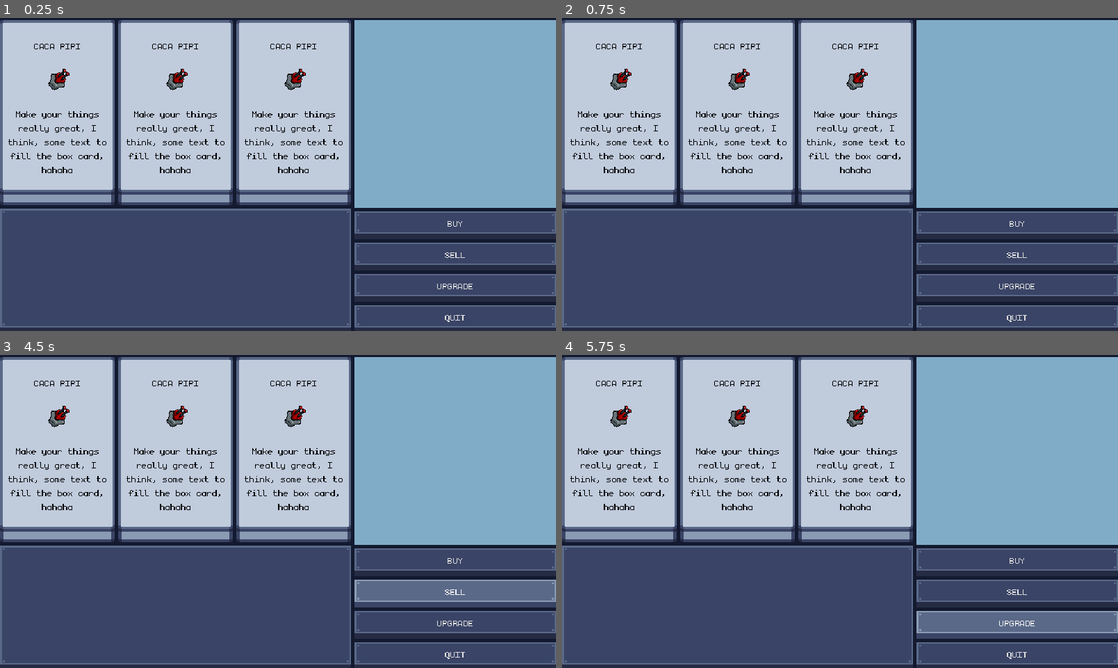
Above: before the commit, frames 1-4 (two rows, left to right).
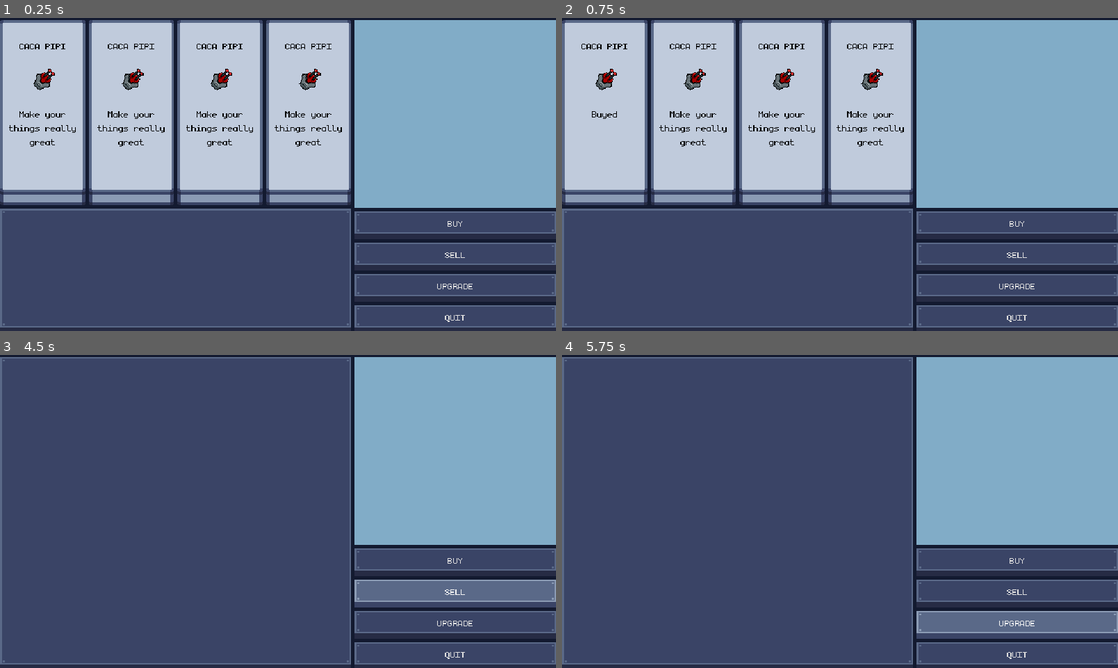
Above: after the commit, the same moments.

Repository: Ninesliced/gdc_project
Game: Godot game, scene res://ui/Shops/Shop.tscn
Same seed, same stepped clock (60 frames per second), same inputs: the game is played once before the commit and once after it. This scene is started directly instead of the project's main scene.
Inputs (mouse positions are in pixels of both pictures, inside the frame that each line leads up to):
- Up to frame 1 (0.25 s): no input
- Up to frame 2 (0.75 s): click (606, 111) at 0.52 s
- Up to frame 3 (4.5 s): click (133, 448) at 1.27 s; click (222, 448) at 2.02 s; click (305, 448) at 2.77 s; click (455, 561) at 3.5 s, where only the run after the commit has a clickable "BUY"; click (455, 592) at 4.25 s, where only the run after the commit has a clickable "SELL"
- Up to frame 4 (5.75 s): click (1017, 624) at 5 s, where only the run after the commit has a clickable "UPGRADE"

The runs differ from the first frame. In frame 1, 7.1% of the frame differs, in the area x 1-62%, y 0-60%; in frame 2, 7.0%; in frame 3, 37%, in the area x 0-64%, y 0-63%; in frame 4, 37%.

Commit message:
feat: implement shop functionality with buy, sell, and upgrade options

Diff:
--- a/entities/player/player.gd
+++ b/entities/player/player.gd
@@ -1,10 +1,6 @@
 extends CharacterBody2D
 class_name Player
 
-const SPEED = 20000.0
-const ACCELERATION = 400
-const JUMP_VELOCITY = -400.0
-const ROTATION_SPEED = 2
 @onready var camera = $Camera2D
 @onready var health_component : HealthComponent = $HealthComponent
 
--- a/entities/player/turn_ship.tscn
+++ b/entities/player/turn_ship.tscn
@@ -26,7 +26,6 @@
 ignore_rotation = false
 position_smoothing_speed = 30.0
 rotation_smoothing_enabled = true
-rotation_smoothing_speed = 1.0
 
 [node name="CollisionShape2D" parent="." index="3"]
 scale = Vector2(1.66685, 2.22579)
@@ -37,6 +36,7 @@
 script = ExtResource("4_5m1kd")
 acceleration = 800
 decceleration = 300
+rotation_speed = 1.0
 
 [node name="HealthComponent2" parent="." index="5" instance=ExtResource("5_7pfo1")]
 max_hp = 10
--- a/globals/player_data.gd
+++ b/globals/player_data.gd
@@ -1,6 +1,8 @@
 extends Node
 
 var player_rotation = 0
+var money = 0
+var inventory = []
 
 # Called when the node enters the scene tree for the first time.
 func _ready() -> void:
--- a/ui/Shop.tscn
+++ /dev/null
@@ -1,23 +0,0 @@
-[gd_scene format=3 uid="uid://bh703mcndo460"]
-
-[node name="Shop" type="Control"]
-layout_mode = 3
-anchors_preset = 15
-anchor_right = 1.0
-anchor_bottom = 1.0
-grow_horizontal = 2
-grow_vertical = 2
-
-[node name="HBoxContainer" type="HBoxContainer" parent="."]
-layout_mode = 0
-offset_top = 2.0
-offset_right = 640.0
-offset_bottom = 362.0
-
-[node name="VBoxContainer" type="VBoxContainer" parent="HBoxContainer"]
-custom_minimum_size = Vector2(400, 0)
-layout_mode = 2
-
-[node name="VBoxContainer2" type="VBoxContainer" parent="HBoxContainer"]
-custom_minimum_size = Vector2(200, 0)
-layout_mode = 2
--- a/ui/Shops/Shop.tscn
+++ b/ui/Shops/Shop.tscn
@@ -1,25 +1,25 @@
-[gd_scene load_steps=5 format=3 uid="uid://bnxeifd466luv"]
+[gd_scene load_steps=5 format=3 uid="uid://bi7mhoshr45fr"]
 
-[ext_resource type="PackedScene" uid="uid://c2eemep8skl7h" path="res://ui/ui_button.tscn" id="1_abhxk"]
-[ext_resource type="Script" path="res://ui/Shops/shop.gd" id="1_f6c5x"]
-[ext_resource type="Texture2D" uid="uid://2p5xlj0knnee" path="res://assets/ui/button.png" id="1_h2mu5"]
-[ext_resource type="PackedScene" uid="uid://cyhe2a2unekfj" path="res://ui/Shops/shop_box.tscn" id="1_xagkx"]
+[ext_resource type="Script" path="res://ui/Shops/shop.gd" id="1_rgx1f"]
+[ext_resource type="Texture2D" uid="uid://2p5xlj0knnee" path="res://assets/ui/button.png" id="2_1qmga"]
+[ext_resource type="PackedScene" uid="uid://dmxyagf76rfpr" path="res://ui/Shops/shop_box.tscn" id="2_r8d14"]
+[ext_resource type="PackedScene" uid="uid://r5slvbs5dk1e" path="res://ui/ui_button.tscn" id="3_mej8u"]
 
-[node name="Shop" type="Control"]
-process_mode = 2
+[node name="Shop2" type="Control"]
 layout_mode = 3
 anchors_preset = 15
 anchor_right = 1.0
 anchor_bottom = 1.0
 grow_horizontal = 2
 grow_vertical = 2
-script = ExtResource("1_f6c5x")
+script = ExtResource("1_rgx1f")
 
 [node name="HBoxContainer" type="HBoxContainer" parent="."]
-layout_mode = 2
+layout_mode = 0
 offset_top = 2.0
 offset_right = 640.0
 offset_bottom = 362.0
+mouse_filter = 2
 
 [node name="Buy" type="VBoxContainer" parent="HBoxContainer"]
 layout_mode = 2
@@ -32,20 +32,14 @@
 size_flags_stretch_ratio = 0.6
 alignment = 1
 
-[node name="ShopBox" parent="HBoxContainer/Buy/ItemContainer" instance=ExtResource("1_xagkx")]
-layout_mode = 2
-
-[node name="ShopBox2" parent="HBoxContainer/Buy/ItemContainer" instance=ExtResource("1_xagkx")]
-layout_mode = 2
-
-[node name="ShopBox3" parent="HBoxContainer/Buy/ItemContainer" instance=ExtResource("1_xagkx")]
+[node name="ShopBox" parent="HBoxContainer/Buy/ItemContainer" instance=ExtResource("2_r8d14")]
 layout_mode = 2
 
 [node name="NinePatchRect" type="NinePatchRect" parent="HBoxContainer/Buy"]
 layout_mode = 2
 size_flags_vertical = 3
 size_flags_stretch_ratio = 0.4
-texture = ExtResource("1_h2mu5")
+texture = ExtResource("2_1qmga")
 patch_margin_left = 6
 patch_margin_top = 6
 patch_margin_right = 7
@@ -88,6 +82,7 @@
 layout_mode = 2
 size_flags_horizontal = 3
 size_flags_stretch_ratio = 0.4
+mouse_filter = 2
 
 [node name="icon" type="ColorRect" parent="HBoxContainer/StaticRight"]
 layout_mode = 2
@@ -99,23 +94,27 @@
 layout_mode = 2
 size_flags_vertical = 3
 size_flags_stretch_ratio = 0.2
+mouse_filter = 2
 
-[node name="BuyButton" parent="HBoxContainer/StaticRight/buttons" instance=ExtResource("1_abhxk")]
+[node name="BuyButton" parent="HBoxContainer/StaticRight/buttons" instance=ExtResource("3_mej8u")]
 layout_mode = 2
 text = "BUY"
 
-[node name="SellButton" parent="HBoxContainer/StaticRight/buttons" instance=ExtResource("1_abhxk")]
+[node name="SellButton" parent="HBoxContainer/StaticRight/buttons" instance=ExtResource("3_mej8u")]
 layout_mode = 2
 text = "SELL"
 
-[node name="UpgradeButton" parent="HBoxContainer/StaticRight/buttons" instance=ExtResource("1_abhxk")]
+[node name="UpgradeButton" parent="HBoxContainer/StaticRight/buttons" instance=ExtResource("3_mej8u")]
 layout_mode = 2
 text = "UPGRADE"
 
-[node name="QuitButton" parent="HBoxContainer/StaticRight/buttons" instance=ExtResource("1_abhxk")]
+[node name="QuitButton" parent="HBoxContainer/StaticRight/buttons" instance=ExtResource("3_mej8u")]
 layout_mode = 2
 text = "QUIT"
 
+[node name="AnimationPlayer" type="AnimationPlayer" parent="."]
+
 [connection signal="pressed" from="HBoxContainer/StaticRight/buttons/BuyButton" to="." method="_on_buy_button_pressed"]
+[connection signal="pressed" from="HBoxContainer/StaticRight/buttons/SellButton" to="." method="_on_sell_button_pressed"]
 [connection signal="pressed" from="HBoxContainer/StaticRight/buttons/UpgradeButton" to="." method="_on_upgrade_button_pressed"]
 [connection signal="pressed" from="HBoxContainer/StaticRight/buttons/QuitButton" to="." method="_on_quit_button_pressed"]
--- a/ui/Shops/shop.gd
+++ b/ui/Shops/shop.gd
@@ -7,11 +7,63 @@
 	QUIT,
 }
 
-var CurrentShopType : ShopType = ShopType.BUY
+var currentShopType : ShopType = ShopType.BUY
 
+@onready var buy_ui : VBoxContainer = $HBoxContainer/Buy
+@onready var upgrade_ui : VBoxContainer = $HBoxContainer/Upgrade
+@onready var sell : VBoxContainer =  $HBoxContainer/Sell
+
+var dict_type : Dictionary = {}
+
+var box_card : PackedScene = preload("res://ui/Shops/shop_box.tscn")
+@onready var item_containter : HBoxContainer = $HBoxContainer/Buy/ItemContainer
+var buy_cards : Array = []
 
 func _ready() -> void:
+	dict_type = {
+		ShopType.BUY : buy_ui,
+		ShopType.SELL : sell,
+		ShopType.UPGRADE : upgrade_ui,
+	}
+	print(item_containter)
+	set_buy_cards(["card1", "card2", "card3"])
 	pass
 
 func _process(delta: float) -> void:
 	pass
+
+
+
+func set_buy_cards(cards : Array) -> void:
+	for card in cards:
+		var instantiated = box_card.instantiate()
+		# instantiated.set_card(card)
+		item_containter.add_child(instantiated)
+		buy_cards.append(instantiated)
+	pass
+
+
+
+
+# no need to look
+
+func show_type(shop_type : ShopType) -> void:
+	for type in dict_type.keys():
+		dict_type[type].hide()
+
+	dict_type[shop_type].show()
+
+func _on_buy_button_pressed():
+	show_type(ShopType.BUY)
+	pass
+
+func _on_sell_button_pressed():
+	show_type(ShopType.SELL)
+	pass
+
+func _on_upgrade_button_pressed():
+	show_type(ShopType.UPGRADE)
+	pass
+
+func _on_quit_button_pressed():
+	pass
--- /dev/null
+++ b/ui/Shops/shop_box.gd
@@ -0,0 +1,44 @@
+extends Button
+
+@onready var title: Label = $HBox/BoxContainer3/Title
+@onready var price: Label = $HBox/BoxContainer2/Price
+@onready var item_icon: Sprite2D = $HBox/BoxContainer/Panel2/Icon
+
+var ressource = ""
+var shop_card : Dictionary = {}
+var buyed = false
+
+func _ready():
+	shop_card["price"] = 0
+	shop_card["ressource"] = ""
+	print("price: ", price)
+	pass
+
+
+func _process(delta):
+	pass
+
+
+func set_card(card : Dictionary) -> void: # SCOTCH UTILISER LES RESSOURCES
+	title.text = card["title"]
+	price.text = str(card["price"])
+	item_icon.texture = card["icon"]
+	ressource = card["ressource"]
+	shop_card = card
+	pass
+
+func get_save_data() -> Dictionary:
+	return {
+		"buyed" : buyed,
+		"ressource" : ressource
+	}
+
+
+func _on_pressed():
+	if not buyed:
+		if PlayerData.money >= shop_card["price"]:
+			PlayerData.money -= shop_card["price"]
+			PlayerData.inventory.append(shop_card["ressource"])
+			buyed = true
+			price.text = "Buyed"
+	pass
--- a/ui/Shops/shop_box.tscn
+++ b/ui/Shops/shop_box.tscn
@@ -1,21 +1,34 @@
-[gd_scene load_steps=6 format=3 uid="uid://cyhe2a2unekfj"]
+[gd_scene load_steps=9 format=3 uid="uid://dmxyagf76rfpr"]
 
 [ext_resource type="FontFile" uid="uid://cmf6daamewwxl" path="res://assets/fonts/monogram.ttf" id="1_d1xee"]
 [ext_resource type="Texture2D" uid="uid://cnwd8cjcn1m2e" path="res://assets/ui/card.png" id="1_wtyqi"]
 [ext_resource type="Texture2D" uid="uid://b870u5vca6t7n" path="res://assets/space_breaker_asset/Weapons/Small/Cannon/turret_01_mk2.png" id="2_7rf1j"]
+[ext_resource type="Script" path="res://ui/Shops/shop_box.gd" id="2_25emh"]
+
+[sub_resource type="StyleBoxTexture" id="StyleBoxTexture_t4d0y"]
+texture = ExtResource("1_wtyqi")
+texture_margin_left = 10.0
+texture_margin_top = 7.0
+texture_margin_right = 12.0
+texture_margin_bottom = 20.0
+region_rect = Rect2(0, 0, 64, 64)
+
+[sub_resource type="Theme" id="Theme_w2j40"]
+Button/styles/disabled = null
+Button/styles/focus = SubResource("StyleBoxTexture_t4d0y")
+Button/styles/hover = SubResource("StyleBoxTexture_t4d0y")
+Button/styles/normal = SubResource("StyleBoxTexture_t4d0y")
+Button/styles/pressed = SubResource("StyleBoxTexture_t4d0y")
 
 [sub_resource type="StyleBoxEmpty" id="StyleBoxEmpty_in5kj"]
 
 [sub_resource type="Theme" id="Theme_bo4vg"]
 Panel/styles/panel = SubResource("StyleBoxEmpty_in5kj")
 
-[node name="ShopBox" type="NinePatchRect"]
+[node name="ShopBox" type="Button"]
 size_flags_horizontal = 3
-texture = ExtResource("1_wtyqi")
-patch_margin_left = 7
-patch_margin_top = 6
-patch_margin_right = 6
-patch_margin_bottom = 26
+theme = SubResource("Theme_w2j40")
+script = ExtResource("2_25emh")
 
 [node name="HBox" type="VBoxContainer" parent="."]
 layout_mode = 1
@@ -35,7 +48,7 @@
 size_flags_vertical = 3
 size_flags_stretch_ratio = 0.1
 
-[node name="Label" type="Label" parent="HBox/BoxContainer3"]
+[node name="Title" type="Label" parent="HBox/BoxContainer3"]
 layout_mode = 2
 size_flags_horizontal = 3
 theme_override_colors/font_color = Color(0, 0, 0, 1)
@@ -55,7 +68,7 @@
 size_flags_vertical = 6
 theme = SubResource("Theme_bo4vg")
 
-[node name="Sprite2D" type="Sprite2D" parent="HBox/BoxContainer/Panel2"]
+[node name="Icon" type="Sprite2D" parent="HBox/BoxContainer/Panel2"]
 rotation = 0.785398
 texture = ExtResource("2_7rf1j")
 
@@ -69,13 +82,13 @@
 size_flags_vertical = 3
 size_flags_stretch_ratio = 0.1
 
-[node name="Label" type="Label" parent="HBox/BoxContainer2"]
+[node name="Price" type="Label" parent="HBox/BoxContainer2"]
 layout_mode = 2
 size_flags_horizontal = 3
 size_flags_vertical = 0
 theme_override_colors/font_color = Color(0, 0, 0, 1)
 theme_override_fonts/font = ExtResource("1_d1xee")
-text = "Make your things really great, I think, some text to fill the box card, hahaha"
+text = "Make your things really great"
 horizontal_alignment = 1
 autowrap_mode = 2
 
@@ -88,3 +101,5 @@
 layout_mode = 2
 size_flags_vertical = 3
 size_flags_stretch_ratio = 0.1
+
+[connection signal="pressed" from="." to="." method="_on_pressed"]
--- a/ui/ui_button.tscn
+++ b/ui/ui_button.tscn
@@ -41,25 +41,6 @@
 Button/styles/normal = SubResource("StyleBoxTexture_y23yu")
 Button/styles/pressed = SubResource("StyleBoxTexture_do4k7")
 
-[sub_resource type="GDScript" id="GDScript_k5hle"]
-script/source = "extends Button
-
-
-# Called when the node enters the scene tree for the first time.
-func _ready():
-	pass # Replace with function body.
-
-
-# Called every frame. 'delta' is the elapsed time since the previous frame.
-func _process(delta):
-	pass
-
-
-func _on_pressed():
-	print(\"caca\")
-	pass # Replace with function body.
-"
-
 [node name="ui_button" type="Button"]
 offset_right = 95.0
 offset_bottom = 42.0
@@ -71,4 +52,3 @@
 theme_override_fonts/font = ExtResource("4_5n7gs")
 theme_override_font_sizes/font_size = 16
 text = "TEMPLATE"
-script = SubResource("GDScript_k5hle")
Not shown: 2 places in ui/Shops/Shop.tscn that only renumber resources
Renamed: ui/Shops/box.tscn -> ui/Shops/box_deprecated.tscn
Not shown: 1 places in ui/ui_button.tscn that only renumber resources
